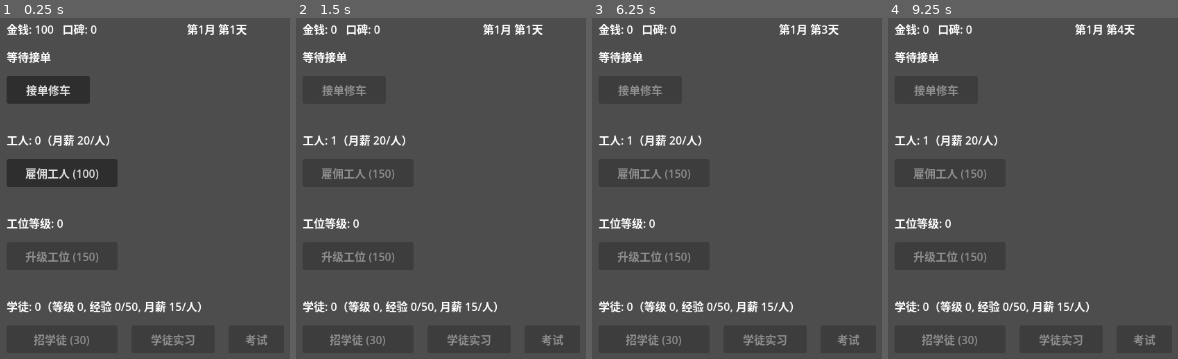
Above: before the commit, frames 1-4 (left to right).
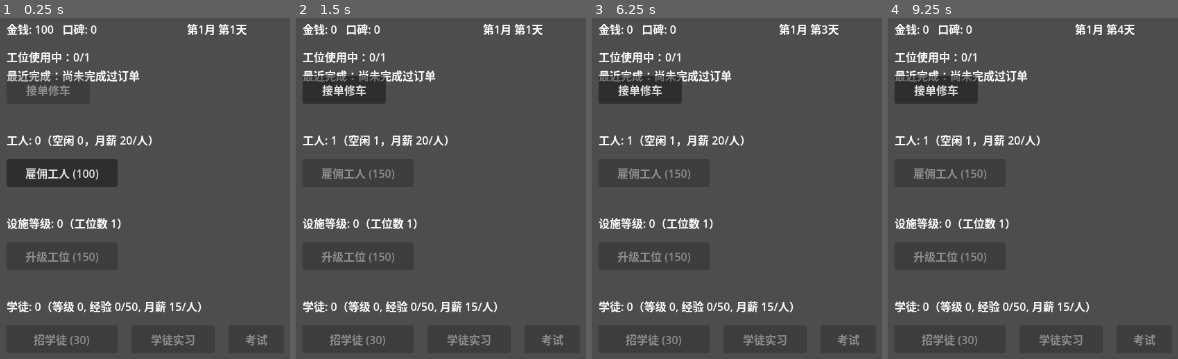
Above: after the commit, the same moments.

Repository: XinLiucc/cocos-game-project
Game: Godot game, scene res://scenes/Main.tscn
Two runs of this game, one before a commit and one after it. Both use one fixed random seed, a clock stepped at 60 frames per second and the inputs below.
Inputs (mouse positions are in pixels of both pictures, inside the frame that each line leads up to):
- Up to frame 1 (0.25 s): no input
- Up to frame 2 (1.5 s): click (345, 89) at 0.5 s, where only the run before the commit has a clickable "接单修车"; click "雇佣工人 (100)" at 1.25 s
- Up to frame 3 (6.25 s): tap Enter at 2, 3.5, 5 s; move the mouse to (outside the picture) at 2.02 s; hold D 2.03-2.75 s; tap B at 2.1 s; click (outside the picture) at 2.17 s; tap Space at 2.27, 2.75, 4.25, 5.27, 5.75 s; drag from (797, 226) to (outside the picture) at 2.77 s; move the mouse to (outside the picture) at 3.52 s; hold D 3.53-4.25 s; tap E at 3.6 s; drag from (outside the picture) to (716, 137) at 4.27 s; move the mouse to (outside the picture) at 5.02 s; hold A 5.03-5.75 s; tap G at 5.1 s; drag from (716, 137) to (835, 89) at 5.77 s
- Up to frame 4 (9.25 s): move the mouse to (outside the picture) at 6.52 s; hold S 6.53-7.25 s; tap I at 6.6 s; click (outside the picture) at 6.67 s; drag from (1131, 89) to (1093, 226) at 7.27 s; move the mouse to (outside the picture) at 8.02 s; hold W 8.03-8.75 s; tap K at 8.1 s; tap Space at 8.27 s; drag from (1093, 226) to (outside the picture) at 8.77 s

The runs differ from the first frame. In frame 1, 2.7% of the frame differs, in the area x 2-53%, y 9-62%; in frame 2, 2.5%; in frame 3, 2.5%; in frame 4, 2.5%.
Error before the commit: Invalid call. Nonexistent function 'repair_time_multiplier' in base 'Node (GameState.gd)'. (res://scripts/Main.gd:69)

Commit message:
Replace single repair lock with concurrent per-station jobs
Main.gd now tracks active_jobs as an array of independent
{order, timer} pairs instead of a single repairing bool, so
multiple cars can be worked on at once up to station_count()
and worker_count. Each job gets its own dynamically created
Timer and settles independently on completion.

Removed the now-unused RepairTimer node from the scene.

Diff:
--- a/car_repair_shop/scenes/Main.tscn
+++ b/car_repair_shop/scenes/Main.tscn
@@ -25,9 +25,6 @@
 offset_right = 180.0
 offset_bottom = 180.0
 text = "接单修车"
-
-[node name="RepairTimer" type="Timer" parent="." unique_id=984195295]
-wait_time = 0.016
 
 [node name="WorkerLabel" type="Label" parent="." unique_id=622888616]
 offset_left = 60.0
--- a/car_repair_shop/scripts/Main.gd
+++ b/car_repair_shop/scripts/Main.gd
@@ -13,7 +13,6 @@
 @onready var money_label: Label = $MoneyLabel
 @onready var order_label: Label = $OrderLabel
 @onready var repair_button: Button = $RepairButton
-@onready var repair_timer: Timer = $RepairTimer
 @onready var worker_label: Label = $WorkerLabel
 @onready var hire_button: Button = $HireButton
 @onready var facility_label: Label = $FacilityLabel
@@ -26,15 +25,14 @@
 @onready var practice_timer: Timer = $PracticeTimer
 @onready var game_state: Node = get_node("/root/GameState")
 
-var repairing := false
-var current_order: Resource
+# 每个工位一个进行中任务：{"order": Resource, "timer": Timer}
+var active_jobs: Array[Dictionary] = []
+var last_result_text := "尚未完成过订单"
 var practicing := false
 var current_practice_order: Resource
 
 
 func _ready() -> void:
-	repair_timer.one_shot = true
-	repair_timer.timeout.connect(_on_repair_complete)
 	practice_timer.one_shot = true
 	practice_timer.timeout.connect(_on_practice_complete)
 	repair_button.pressed.connect(_on_repair_button_pressed)
@@ -55,21 +53,43 @@
 	_update_labels()
 
 
+func _process(_delta: float) -> void:
+	_update_order_label()
+
+
 func _get_available_orders() -> Array[Resource]:
 	return ORDER_TYPES.filter(func(o: Resource) -> bool: return game_state.reputation >= o.min_reputation)
 
 
+func _can_start_job() -> bool:
+	return active_jobs.size() < game_state.station_count() and active_jobs.size() < game_state.worker_count
+
+
 func _on_repair_button_pressed() -> void:
-	if repairing:
+	if not _can_start_job():
 		return
-	repairing = true
 	var available_orders := _get_available_orders()
-	current_order = available_orders[randi() % available_orders.size()]
-	repair_button.disabled = true
-	var actual_time: float = current_order.repair_time * game_state.repair_time_multiplier()
-	order_label.text = "维修中：%s（预计 %.1fs）" % [current_order.car_name, actual_time]
-	repair_timer.wait_time = actual_time
-	repair_timer.start()
+	var order: Resource = available_orders[randi() % available_orders.size()]
+	var timer := Timer.new()
+	timer.one_shot = true
+	timer.wait_time = order.repair_time
+	add_child(timer)
+	var job := {"order": order, "timer": timer}
+	timer.timeout.connect(_on_job_complete.bind(job))
+	active_jobs.append(job)
+	timer.start()
+	_update_labels()
+
+
+func _on_job_complete(job: Dictionary) -> void:
+	var order: Resource = job["order"]
+	var actual_payout: int = roundi(order.payout * game_state.payout_multiplier())
+	game_state.add_money(actual_payout)
+	game_state.add_reputation(order.reputation_gain)
+	last_result_text = "完成：%s，收入 %d，口碑 +%d" % [order.car_name, actual_payout, order.reputation_gain]
+	active_jobs.erase(job)
+	(job["timer"] as Timer).queue_free()
+	_update_labels()
 
 
 func _on_hire_button_pressed() -> void:
@@ -78,15 +98,6 @@
 
 func _on_upgrade_button_pressed() -> void:
 	game_state.upgrade_facility()
-
-
-func _on_repair_complete() -> void:
-	var actual_payout: int = roundi(current_order.payout * game_state.payout_multiplier())
-	game_state.add_money(actual_payout)
-	game_state.add_reputation(current_order.reputation_gain)
-	order_label.text = "完成：%s，收入 %d，口碑 +%d" % [current_order.car_name, actual_payout, current_order.reputation_gain]
-	repairing = false
-	repair_button.disabled = false
 
 
 func _on_state_changed(_new_amount: int) -> void:
@@ -141,14 +152,30 @@
 	game_state.take_exam()
 
 
+func _update_order_label() -> void:
+	var lines: Array[String] = []
+	lines.append("工位使用中：%d/%d" % [active_jobs.size(), game_state.station_count()])
+	for job in active_jobs:
+		var order: Resource = job["order"]
+		var timer: Timer = job["timer"]
+		lines.append("- %s 剩余 %.1fs" % [order.car_name, timer.time_left])
+	lines.append("最近完成：" + last_result_text)
+	order_label.text = "\n".join(lines)
+
+
 func _update_labels() -> void:
 	money_label.text = "金钱: %d   口碑: %d" % [game_state.money, game_state.reputation]
-	worker_label.text = "工人: %d（月薪 %d/人）" % [game_state.worker_count, game_state.WORKER_SALARY_PER_HEAD]
+	worker_label.text = "工人: %d（空闲 %d，月薪 %d/人）" % [
+		game_state.worker_count,
+		game_state.worker_count - active_jobs.size(),
+		game_state.WORKER_SALARY_PER_HEAD,
+	]
 	hire_button.text = "雇佣工人 (%d)" % game_state.next_hire_cost()
 	hire_button.disabled = game_state.money < game_state.next_hire_cost()
-	facility_label.text = "工位等级: %d" % game_state.facility_level
+	facility_label.text = "设施等级: %d（工位数 %d）" % [game_state.facility_level, game_state.station_count()]
 	upgrade_button.text = "升级工位 (%d)" % game_state.next_upgrade_cost()
 	upgrade_button.disabled = game_state.money < game_state.next_upgrade_cost()
+	repair_button.disabled = not _can_start_job()
 	day_label.text = "第%d月 第%d天" % [game_state.month, game_state.day]
 	apprentice_label.text = "学徒: %d（等级 %d, 经验 %d/%d, 月薪 %d/人）" % [
 		game_state.apprentice_count,
